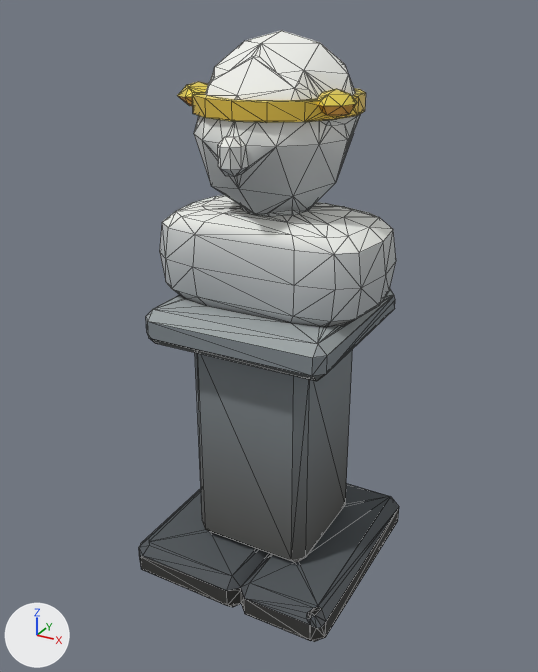
An edit to the glTF model assets/custom-props/hall/bust_pedestal.glb, drawn before and after from the same camera.
The view is the same before and after, from a 50 mm lens placed at (1.46, -2.71, 2.54), pointed at (-0.02, -0.03, 1.19). The axes (+X, +Y, +Z) are drawn at lower left. The lights are the same throughout. The older version comes first. Mesh edges are drawn as thin lines. Vertices at exactly the same position are counted once.

In view in the first picture: 'Item'.
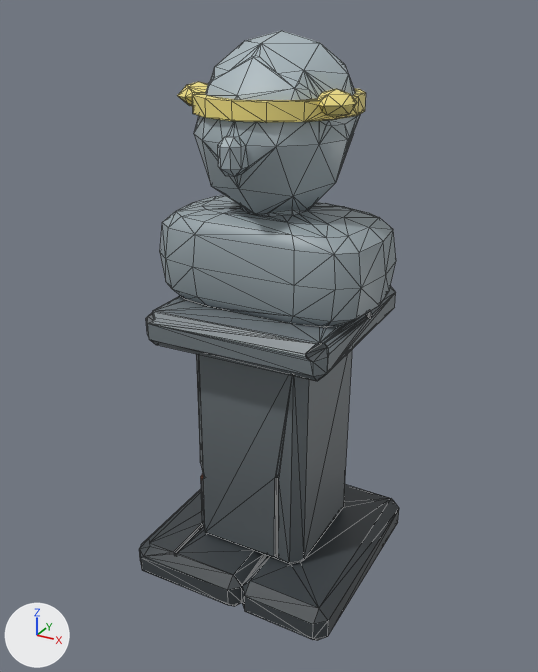
Boxes (x1, y1, x2, y2) around the edits, measured in the pictures (538 x 672 px):
'Item', reshaped
    before: (139, 30, 399, 642)
    after: (139, 30, 399, 640)
part 1 of me_bust_pedestal, cut back
    before: (139, 289, 399, 642)
    after: (139, 286, 399, 640)
part 2 of me_bust_pedestal, recoloured (darker)
    both: (139, 30, 396, 606)
part 3 of me_bust_pedestal, recoloured
    both: (177, 82, 366, 122)

The change, as a list of edits to the scene's bpy script:
```text
Add img_dungeon_texture:
    img_dungeon_texture = load_image('dungeon_texture', '_unpacked/dungeon_texture', 1024, 1024, 'sRGB')
Add mat_texture:
    mat_texture = principled_material('texture')
    mat_texture.texture = img_dungeon_texture
    mat_texture.roughness = 0.45
Change me_bust_pedestal:
    used by ob_item; location = (0.0, 0.0, 0.0)
    remove me_bust_pedestal.from_pydata(...)  # 560 vertices, 1120 faces; spans x -0.51..0.5, y -0.51..0.5, z -0.01..2.46
    add me_bust_pedestal.from_pydata(...)  # 693 vertices, 1386 faces; spans x -0.51..0.5, y -0.5..0.5, z -0.01..2.46
    me_bust_pedestal part 1: 16 vertices moved from x -0.38..0.38, y -0.51..0.45, z 0.0..1.38 to x -0.44..0.38, y -0.5..0.44, z 0.0..1.38; 115 vertices removed from x -0.45..0.5, y -0.51..0.5, z -0.01..1.38; 248 vertices added at x -0.46..0.5, y -0.5..0.5, z -0.01..1.39
    me_bust_pedestal part 2: 589 faces spanning x -0.51..0.5, y -0.5..0.5, z -0.01..2.46 switch from mat_bust_pedestal_0 (picture img_surface_palette) to mat_texture (picture img_dungeon_texture)
    me_bust_pedestal part 3: 213 faces spanning x -0.38..0.38, y -0.34..0.38, z 2.16..2.27 switch from mat_bust_pedestal_1 (picture img_surface_palette) to mat_texture (picture img_dungeon_texture)
```
